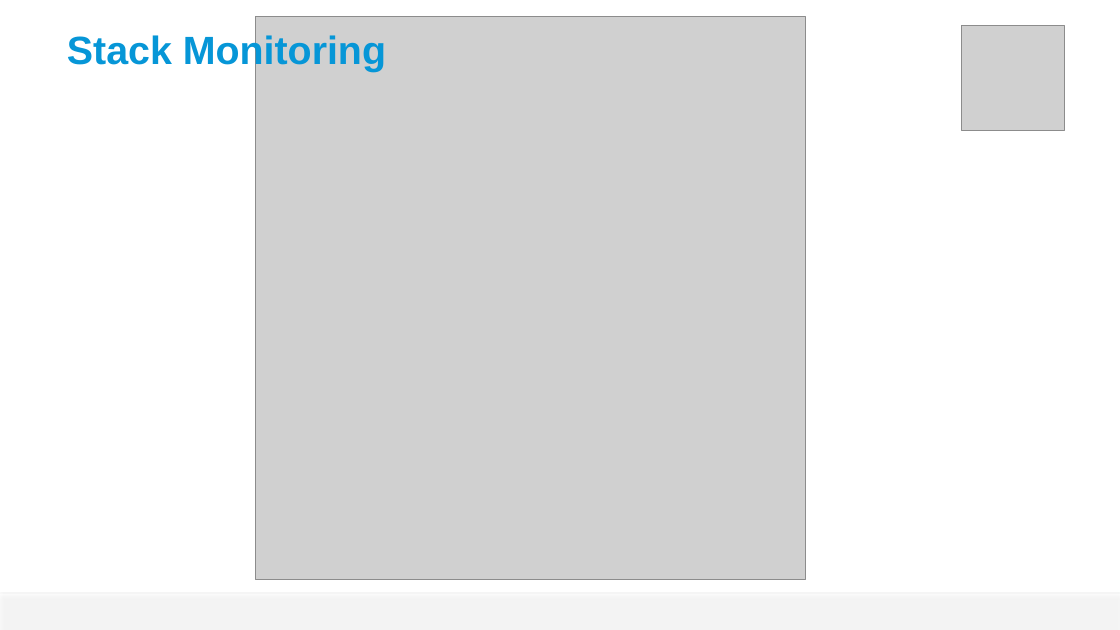
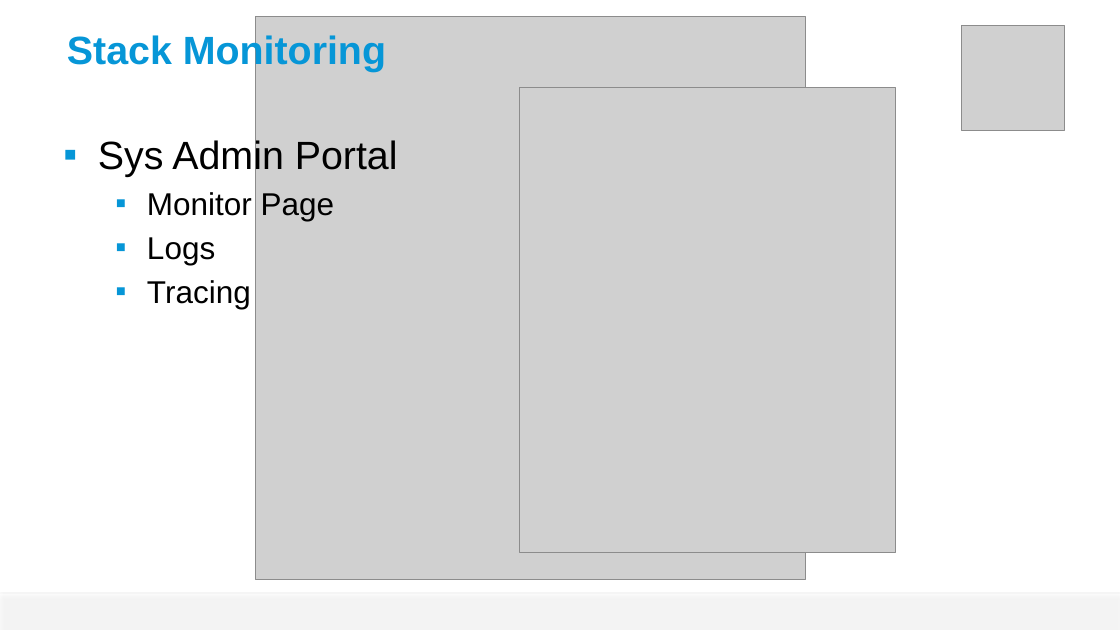
Before and after one commit to guillaume-brossard/tech-summit, a slide deck: slide 10 of 2014/supersize-nodejs/supersize-nodejs-dr.pptx (slide 12 before the commit). Drawn at 1120x630 pixels with LibreOffice and Linux fonts; fonts in the diff are those of the drawing; grey boxes stand for pictures; background and template pictures are left out. Boxes give left, top, right and bottom in pixels: in the first picture for what was removed or moved away, otherwise in the second. Text is boxed around its words. In the diff, an @@ line names an element or a change of style, - is before the commit and + after.

```diff
--- a/2014/supersize-nodejs/supersize-nodejs-dr.pptx
+++ b/2014/supersize-nodejs/supersize-nodejs-dr.pptx
@@ picture added at [520,88,895,552] @@
@@ text added at [98,138,398,309], 36 pt, text #000000 @@
+▪ Sys Admin Portal
+  ▪ Monitor Page
+  ▪ Logs
+  ▪ Tracing
```
Also in this commit, not shown: 4 other slides changed, 2 slides removed, 3 other files.
